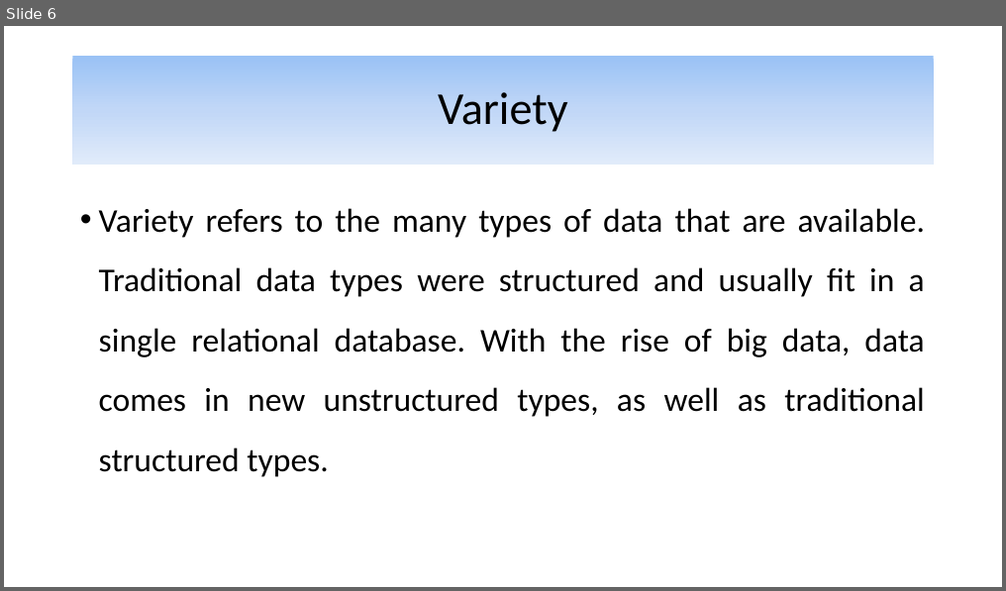
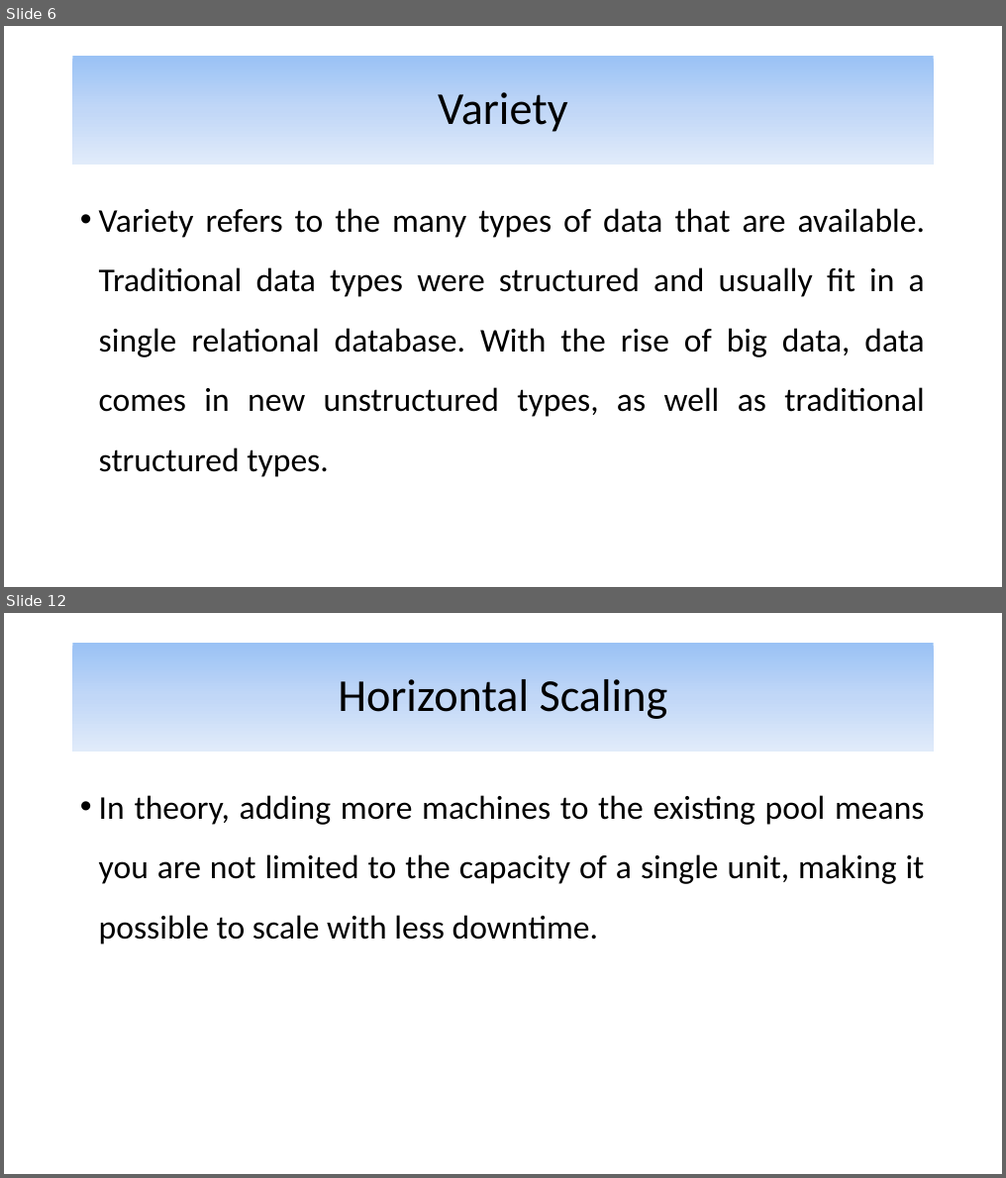
Before and after one commit to alijfri99/presentations, a slide deck: Advanced DBMS Presentation.pptx. Shown one above the other, each under a label of ours: slide 6 before the commit, slides 6 and 12 after it; the slides between them are not shown. The pictures are 1006x591 and 1006x1178 pixels, drawn with LibreOffice and Linux fonts; fonts in the diff are those of the drawing. Boxes give left, top, right and bottom in pixels: in the first picture for what was removed or moved away, otherwise in the second. Text is boxed around its words. In the diff, an @@ line names an element or a change of style, - is before the commit and + after.

Commit message:
Finished types of scaling

```diff
--- a/Advanced DBMS Presentation.pptx
+++ b/Advanced DBMS Presentation.pptx
@@ slide 12 added at <box>4,613,1002,1174</box>, background #FFFFFF @@
@@ title added at <box>73,643,934,752</box>, fill gradient #9AC3F5 to #C2D8F8 to #E1EBFB, 44 pt, text #000000 @@
+Horizontal Scaling
@@ text added at <box>99,795,925,945</box>, 32 pt, text #000000 @@
+• In theory, adding more machines to the existing pool means you are not limited to the capacity of a single unit, making it possible to scale with less downtime.
```
Also in this commit, not shown: 7 other slides added.
